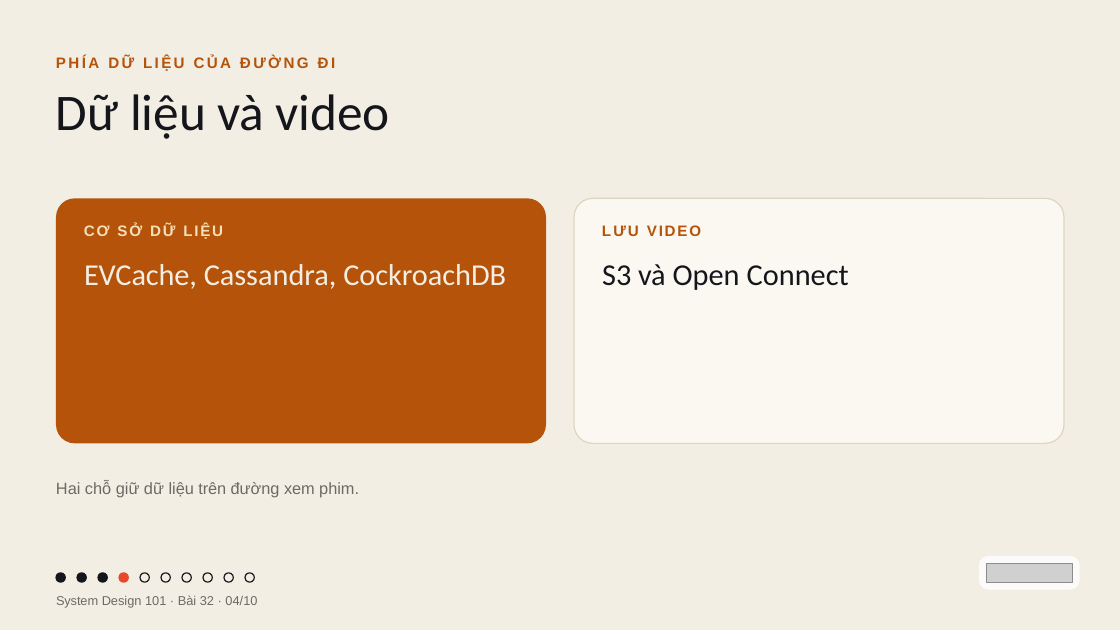
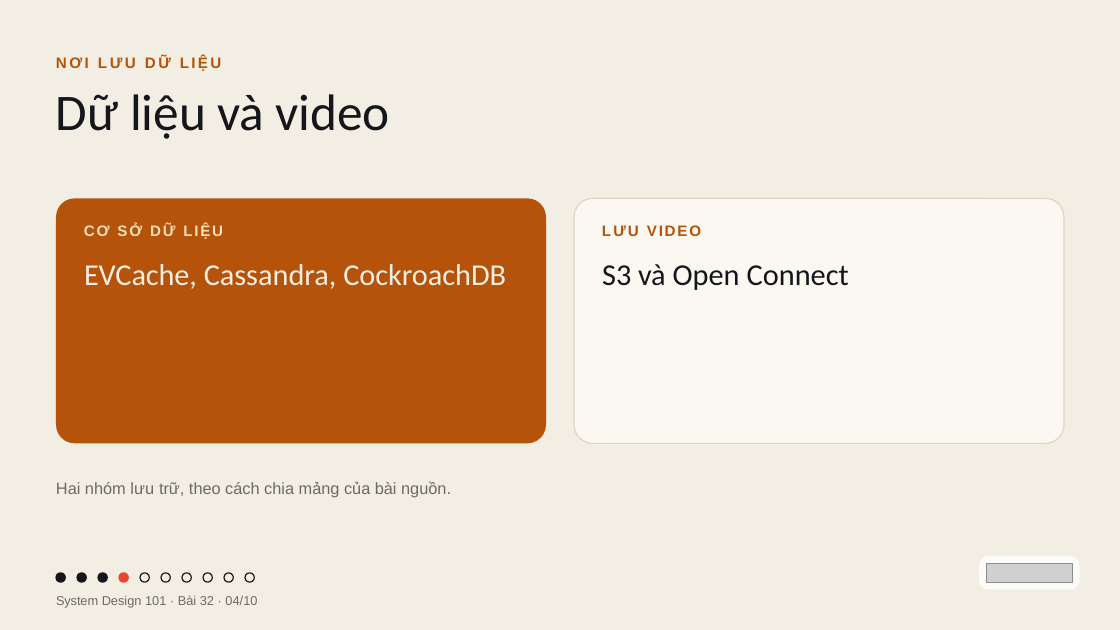
Before and after one commit to vohoailinh90/tool-marketing-studio, a slide deck: slide 4 of system-design-101/vi/lessons/sd-02-032/slides/sd-02-032.pptx. Drawn at 1120x630 pixels with LibreOffice and Linux fonts; fonts in the diff are those of the drawing; grey boxes stand for pictures. Boxes give left, top, right and bottom in pixels: in the first picture for what was removed or moved away, otherwise in the second. Text is boxed around its words. In the diff, an @@ line names an element or a change of style, - is before the commit and + after.

```diff
--- a/system-design-101/vi/lessons/sd-02-032/slides/sd-02-032.pptx
+++ b/system-design-101/vi/lessons/sd-02-032/slides/sd-02-032.pptx
@@ text at (x1=56, y1=56, x2=222, y2=71): text changed @@
-PHÍA DỮ LIỆU CỦA ĐƯỜNG ĐI
+NƠI LƯU DỮ LIỆU
@@ text at (x1=56, y1=481, x2=451, y2=498): text changed @@
-Hai chỗ giữ dữ liệu trên đường xem phim.
+Hai nhóm lưu trữ, theo cách chia mảng của bài nguồn.
```
Also in this commit, not shown: 4 other slides changed, 7 other files.
